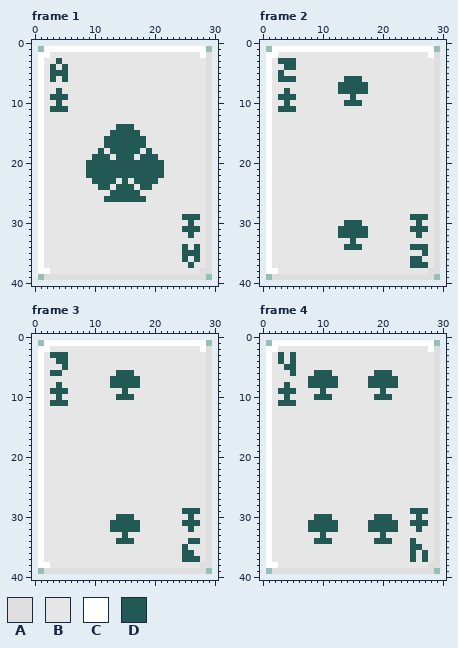
Edited in one commit: pixel-art file (Assets/Aseprite/Playing Cards.aseprite). This is how it looked before the edit.
29x39 pixels, 14 frames. Shown: frame 1, frame 2, frame 3, frame 4. The old version is drawn lined up with the new one, on the new canvas. The commit also changed other frames, which this record leaves out.
Palette (. is transparent): A #dedede  B #e6e6e6  C #ffffff  D #235955
And afterwards:
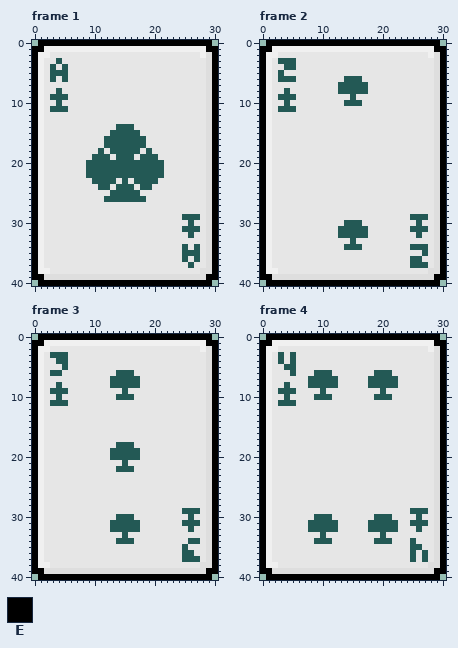
Colours new in this view: E #000000
Diff:
canvas 29x39 -> 31x41, the old top-left corner now at 1,1
colour C: #ffffff -> #f0f0f0
Changed rows in their new state; - is a pixel that keeps its letter.
Frame 1:
first column x 0:
 0 -EEEEEEEEEEEEEEEEEEEEEEEEEEEEE-
 1 EE---------------------------EE
 2 E-----------------------------E
 3 E-----------------------------E
 4 E-----------------------------E
 5 E-----------------------------E
 6 E-----------------------------E
 7 E-----------------------------E
 8 E-----------------------------E
 9 E-----------------------------E
10 E-----------------------------E
11 E-----------------------------E
12 E-----------------------------E
13 E-----------------------------E
14 E-----------------------------E
15 E-----------------------------E
16 E-----------------------------E
17 E-----------------------------E
18 E-----------------------------E
19 E-----------------------------E
20 E-----------------------------E
21 E-----------------------------E
22 E-----------------------------E
23 E-----------------------------E
24 E-----------------------------E
25 E-----------------------------E
26 E-----------------------------E
27 E-----------------------------E
28 E-----------------------------E
29 E-----------------------------E
30 E-----------------------------E
31 E-----------------------------E
32 E-----------------------------E
33 E-----------------------------E
34 E-----------------------------E
35 E-----------------------------E
36 E-----------------------------E
37 E-----------------------------E
38 E-----------------------------E
39 EE---------------------------EE
40 -EEEEEEEEEEEEEEEEEEEEEEEEEEEEE-
Frame 2: the same change as frame 1
Frame 3:
first column x 0:
 0 -EEEEEEEEEEEEEEEEEEEEEEEEEEEEE-
 1 EE---------------------------EE
 2 E-----------------------------E
 3 E-----------------------------E
 4 E-----------------------------E
 5 E-----------------------------E
 6 E-----------------------------E
 7 E-----------------------------E
 8 E-----------------------------E
 9 E-----------------------------E
10 E-----------------------------E
11 E-----------------------------E
12 E-----------------------------E
13 E-----------------------------E
14 E-----------------------------E
15 E-----------------------------E
16 E-----------------------------E
17 E-----------------------------E
18 E-------------DDD-------------E
19 E------------DDDDD------------E
20 E------------DDDDD------------E
21 E--------------D--------------E
22 E-------------DDD-------------E
23 E-----------------------------E
24 E-----------------------------E
25 E-----------------------------E
26 E-----------------------------E
27 E-----------------------------E
28 E-----------------------------E
29 E-----------------------------E
30 E-----------------------------E
31 E-----------------------------E
32 E-----------------------------E
33 E-----------------------------E
34 E-----------------------------E
35 E-----------------------------E
36 E-----------------------------E
37 E-----------------------------E
38 E-----------------------------E
39 EE---------------------------EE
40 -EEEEEEEEEEEEEEEEEEEEEEEEEEEEE-
Frame 4: the same change as frame 1
